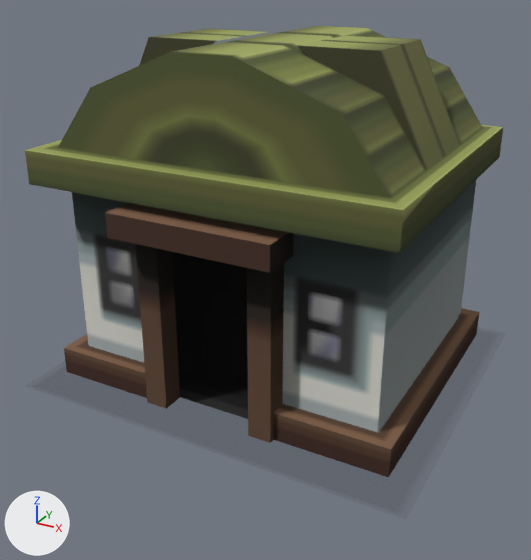
The OBJ model models/PokemonDayCare/PokemonDayCare.obj as it was, and as the next commit left it.
Camera for both pictures: a camera (50 mm lens) standing at (57.5, -108.4, 73.0) and looking at (-0.3, -3.3, 20.4). Lighting does not change. The marker at lower left points along +X, +Y and +Z. Where no turn or scale is listed for an object, it has been applied to the vertices. Vertices at the same position are counted once.

In view in the first picture: 'PokemonDayCare'.
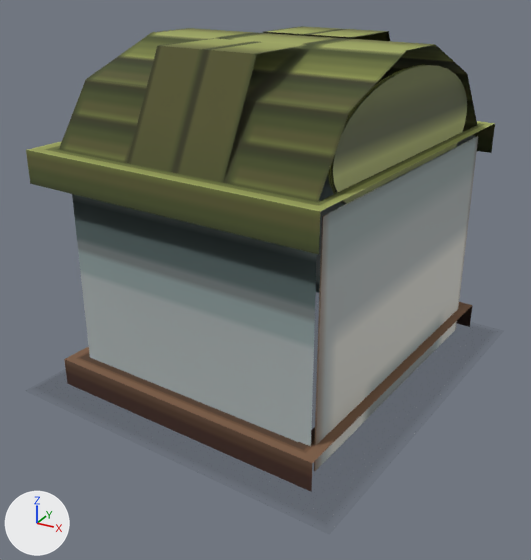
Where the change shows, as pixel boxes [x1, y1, x2, y2] in the pictures (531 x 560 px):
'PokemonDayCare', mesh turned: before [25, 26, 503, 477]; after [26, 26, 495, 492]
'Cube_Cube.001', added: after [314, 136, 478, 471]
'Cylinder', added (green): after [328, 65, 467, 205]

Edits to the bpy script that builds the scene:
```text
Add mat_material_002:
    mat_material_002 = principled_material('Material.002')
    mat_material_002.texture = img_tex003_1_png
    mat_material_002.roughness = 0.526
Add mat_material_001:
    mat_material_001 = principled_material('Material.001')
    mat_material_001.texture = img_1_png
    mat_material_001.roughness = 0.526
Change me_pokemondaycare:
    where me_pokemondaycare.from_pydata(...)  # 107 vertices, 82 faces; spans x -36.0..36.0, y -29.0..34.0, z 1.8..61.0
    used by ob_pokemondaycare; location = (0.0, 0.0, 0.0)
    me_pokemondaycare part 1: the whole mesh is turned -96 degrees about the z axis through its middle, then moved by (0.3, -0.1, 0.0)
Add me_cylinder:
    me_cylinder.from_pydata(...)  # 64 vertices, 34 faces; spans x 19.9..25.5, y -23.3..23.7, z 37.8..58.1
    me_cylinder.materials.append(mat_material_002)  # picture img_tex003_1_png
Add me_cube_cube_001:
    me_cube_cube_001.from_pydata(...)  # 8 vertices, 6 faces; spans x 21.1..27.1, y -27.4..27.6, z 3.4..43.0
    me_cube_cube_001.materials.append(mat_material_001)  # picture img_1_png
Add ob_cylinder:
    ob_cylinder = bpy.data.objects.new('Cylinder', me_cylinder)
    ob_cylinder.location = (0.0, 0.0, 0.0)
Add ob_cube_cube_001:
    ob_cube_cube_001 = bpy.data.objects.new('Cube_Cube.001', me_cube_cube_001)
    ob_cube_cube_001.location = (0.0, 0.0, 0.0)
```
